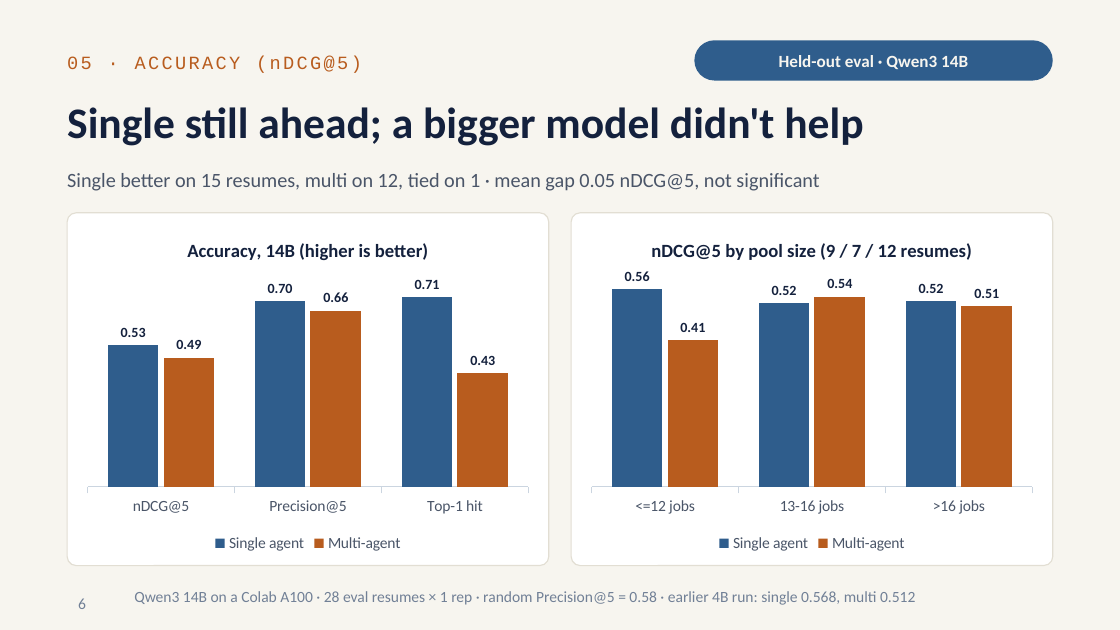
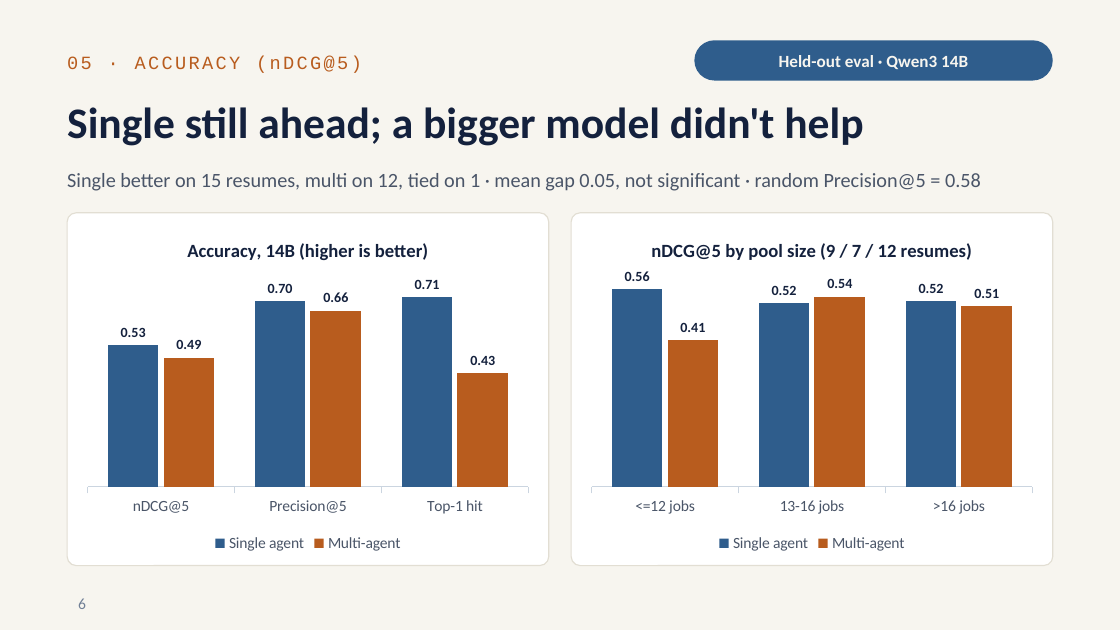
Before and after one commit to RitvikNeerattil/agentic_resume_matcher, a slide deck: slide 6 of progress_update_2026-10.pptx. Drawn at 1120x630 pixels with LibreOffice and Linux fonts; fonts in the diff are those of the drawing. Boxes give left, top, right and bottom in pixels: in the first picture for what was removed or moved away, otherwise in the second. Text is boxed around its words. In the diff, an @@ line names an element or a change of style, - is before the commit and + after.

```diff
--- a/progress_update_2026-10.pptx
+++ b/progress_update_2026-10.pptx
@@ text at [67, 173, 981, 191]: text changed @@
-Single better on 15 resumes, multi on 12, tied on 1 · mean gap 0.05 nDCG@5, not significant
+Single better on 15 resumes, multi on 12, tied on 1 · mean gap 0.05, not significant · random Precision@5 = 0.58
@@ text removed at [134, 591, 915, 605] @@
-Qwen3 14B on a Colab A100 · 28 eval resumes × 1 rep · random Precision@5 = 0.58 · earlier 4B run: single 0.568, multi 0.512
```
Also in this commit, not shown: 5 other slides changed.
